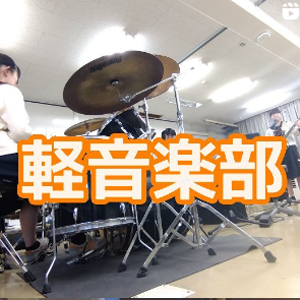
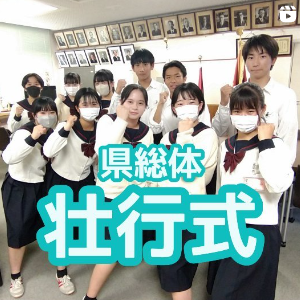
The second 300 x 300 image is a revision of the first. Changes to its layers:
added layer "レイヤー 5" above "レイヤー 4" over [0, 0, 300, 300]
